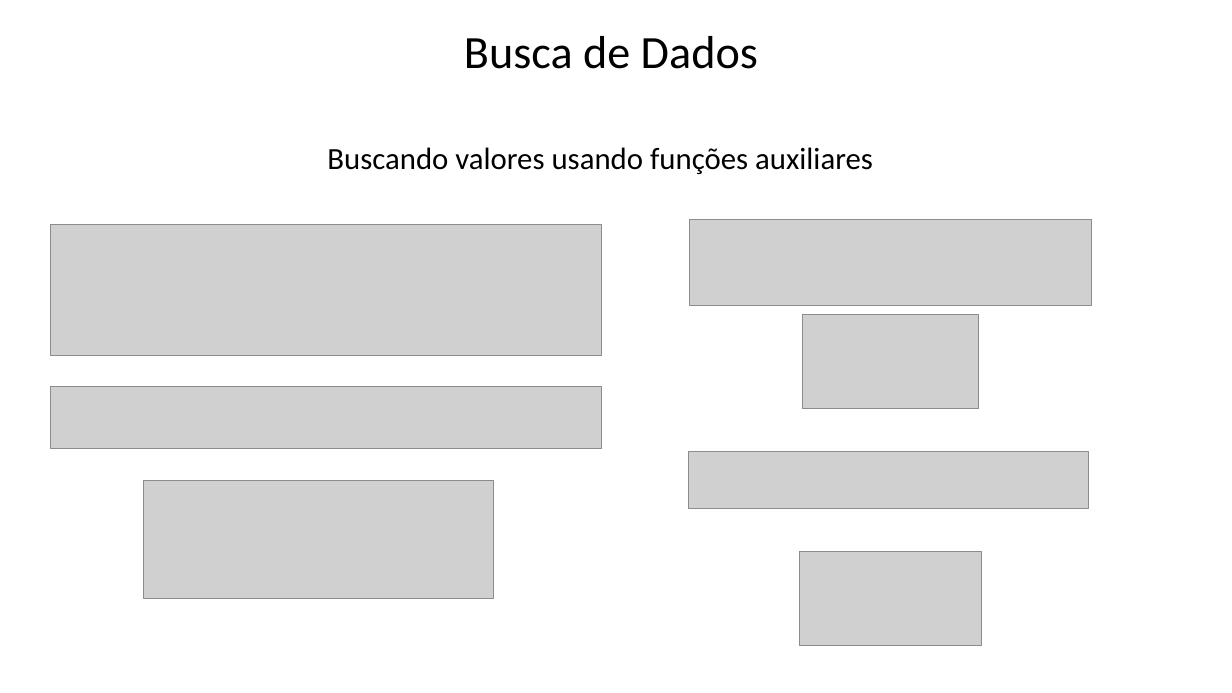
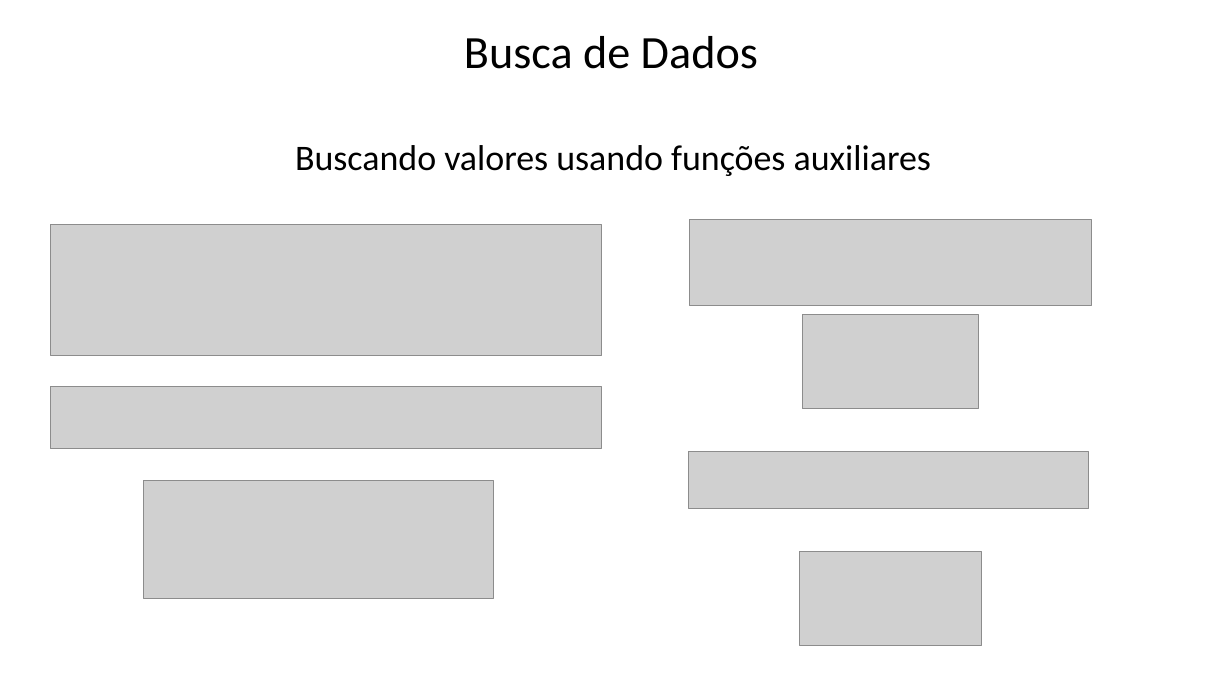
Before and after one commit to Felipe-Tagawa/C07-Monitoria, a slide deck: slide 14 of Aula 3/ComandosBásicos.pptx. Drawn at 1232x693 pixels with LibreOffice and Linux fonts; fonts in the diff are those of the drawing; grey boxes stand for pictures; background and template pictures are left out. Boxes give left, top, right and bottom in pixels: in the first picture for what was removed or moved away, otherwise in the second. Text is boxed around its words. In the diff, an @@ line names an element or a change of style, - is before the commit and + after.

```diff
--- a/Aula 3/ComandosBásicos.pptx
+++ b/Aula 3/ComandosBásicos.pptx
@@ text "Buscando valores usando funções auxiliares": place and size @@
-text "Buscando valores usando funções auxiliares" at (327, 147, 873, 174)
+text "Buscando valores usando funções auxiliares" at (295, 145, 931, 176)
@@ text "Buscando valores usando funções auxiliares" at (295, 145, 931, 176): size 24 to 28 pt @@
```
Also in this commit, not shown: 10 other slides changed, 8 other files.
